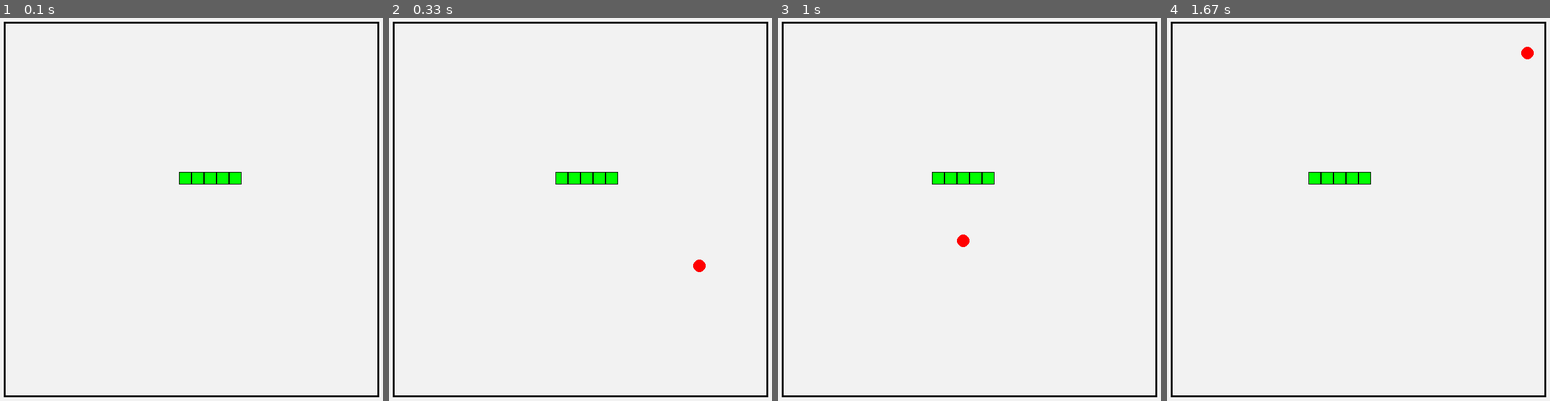
Above: before the commit, frames 1-4 (left to right).
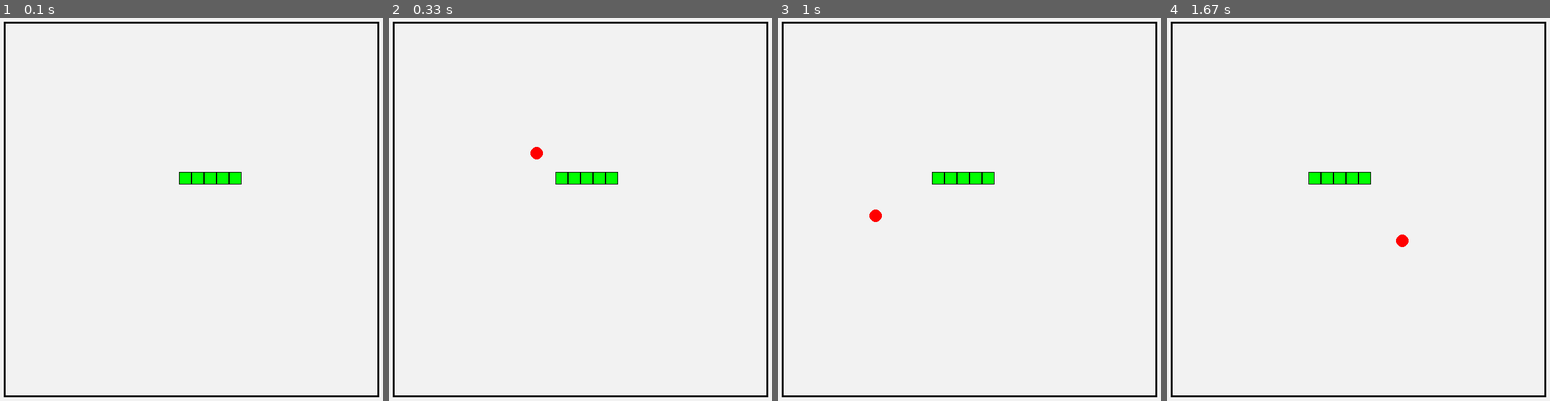
Above: after the commit, the same moments.

Repository: TengTengCai/MiniPygame
Game: pygame game, started from snake.py
Two runs of this game, one before a commit and one after it. Both use one fixed random seed, a clock stepped at 60 frames per second and the inputs below.
Inputs:
- Up to frame 1 (0.1 s): no input
- Up to frame 2 (0.33 s): no input
- Up to frame 3 (1 s): hold F2 0.33-0.8 s; hold D 0.33-0.8 s; hold F2 from 0.83 s (still down); hold D from 0.83 s (still down)
- Up to frame 4 (1.67 s): release F2 at 1.3 s; release D at 1.3 s

Frame 1 is identical in both runs. In frame 2, 0.2% of the frame differs, in the area x 36-83%, y 33-67%; in frame 3, 0.2%; in frame 4, 0.2%.

Commit message:
snake.py
贪吃蛇小游戏，添加完整注释

Diff:
--- a/snake.py
+++ b/snake.py
@@ -2,33 +2,58 @@
 from random import randint
 from abc import ABCMeta, abstractmethod
 
-BLACK_COLOR = (0, 0, 0)
-RED_COLOR = (255, 0, 0)
-FOOD_COLOR = (230, 185, 185)
-GREEN_COLOR = (0, 255, 0)
-
-UP = 0
-RIGHT = 1
-DOWN = 2
-LEFT = 3
+BLACK_COLOR = (0, 0, 0)  # 全局常量，黑色
+RED_COLOR = (255, 0, 0)  # 全局常量，红色
+FOOD_COLOR = (230, 185, 185)  # 全局常量，食物的颜色
+GREEN_COLOR = (0, 255, 0)  # 绿色
+
+UP = 0  # 向上
+RIGHT = 1  # 向右
+DOWN = 2  # 向下
+LEFT = 3  # 向左
 
 
 class GameObject(object, metaclass=ABCMeta):
+    """游戏物品抽象父类"""
+
     def __init__(self, pos=(0, 0), color=BLACK_COLOR):
-        self._pos = pos
-        self._color = color
+        """初始化方法"""
+        self._pos = pos  # 在界面中的位置
+        self._color = color  # 在界面中的颜色
 
     @abstractmethod
     def draw(self, screen):
+        """
+        抽象方法，绘制对象
+
+        :param screen: 在哪个图像表面层绘画
+        :return: None
+        """
         pass
 
     @property
     def pos(self):
+        """
+        装饰器修饰，直接获取对象在界面中的位置
+
+        :return: 元组，(x,y)
+        """
         return self._pos
 
 
 class Wall(GameObject):
+    """四周墙的类"""
+
     def __init__(self, pos, width, height, tick, color=BLACK_COLOR):
+        """
+        初始化、构造方法
+
+        :param pos: 墙开始画的坐标点
+        :param width: 墙的宽度
+        :param height: 墙的高度
+        :param tick: 墙的厚度
+        :param color: 墙的颜色
+        """
         super().__init__(pos, color)
         self._width = width
         self._height = height
@@ -48,123 +73,239 @@
 
 
 class Food(GameObject):
+    """食物类"""
+
     def __init__(self, pos, size=10, color=RED_COLOR):
         """
         初始化方法
+
         :param pos: 外切圆坐标
         :param color:
         :param size:
         """
         super().__init__(pos, color)
-        self._is_hide = 0
-        self._size = size
+        self._is_hide = 0  # 是否隐藏的计数器，为了食物点不频繁的闪烁
+        self._size = size  # 食物点的大小，直径
 
     def draw(self, screen):
+        """
+        绘制食物的方法
+
+        :param screen: 在哪个表面绘制
+        :return: None
+        """
+        # 如果不是5的倍数，就消失一次，减少Boolean值的频繁闪烁，数值越大闪烁越快
         if self._is_hide % 5 != 0:
+            # 开始在界面进行绘制食物
             pygame.draw.circle(screen, self._color,
                                (self._pos[0] + self._size // 2, self._pos[1] + self._size // 2),
                                self._size // 2, 0)
-        self._is_hide += 1
+        self._is_hide += 1  # 计数点自加
 
 
 class SnakeNode(GameObject):
+    """蛇的结点类"""
+
     def __init__(self, pos, size, color=GREEN_COLOR):
+        """
+        初始化构造方法
+
+        :param pos: 结点的坐标
+        :param size: 结点的大小
+        :param color: 结点的颜色
+        """
         super().__init__(pos, color)
         self._size = size
 
     def draw(self, screen):
+        """
+        绘制结点
+
+        :param screen: 在哪个表面进行绘制
+        :return: None
+        """
+        # 绘制内部绿色的结点
         pygame.draw.rect(screen, self._color,
                          (self._pos[0], self._pos[1], self._size, self._size), 0)
+        # 绘制结点的外部边框
         pygame.draw.rect(screen, BLACK_COLOR,
                          (self._pos[0], self._pos[1], self._size, self._size), 1)
 
     @property
     def size(self):
+        """
+        装饰器，修饰get_size方法
+
+        :return: 结点的大小
+        """
         return self._size
 
 
 class Snake(GameObject):
+    """蛇的类"""
+
     def __init__(self):
+        """
+        初始化构造方法
+
+        """
         super().__init__()
-        self._snake_dir = LEFT
-        self._nodes = []
-        self._aline = True
-        self._eat_food = False
-        for index in range(5):
+        self._snake_dir = LEFT  # 默认的蛇爬行的方向为左
+        self._nodes = []  # 蛇的结点容器
+        self._aline = True  # 蛇是否存活
+        self._eat_food = False  # 是否吃到食物
+        for index in range(5):  # 初始化5个结点在列表容器中
             node = SnakeNode((290 + index * 20, 250), 20)
             self._nodes.append(node)
 
+    def is_in_nodes(self, x, y):
+        """
+        判断刷新出来的苹果是否在蛇的结点上
+
+        :param x:  食物的x坐标
+        :param y:  食物的y坐标
+        :return: boolean 值，在为True，不在为False
+        """
+        for node in self._nodes:
+            if node.pos[0] == x and node.pos[1] == y:
+                return True
+        return False
+
     @property
     def aline(self):
+        """
+        装饰器，获取对象属性
+
+        :return: aline属性
+        """
         return self._aline
 
     @property
     def snake_dir(self):
+        """
+        装饰器，获取蛇移动的方向
+
+        :return: snake_dir 属性
+        """
         return self._snake_dir
 
     @property
     def head(self):
+        """
+        装饰器，获取容器中的第一个结点
+
+        :return: nodes[0] 第一个元素
+        """
         return self._nodes[0]
 
     def change_dir(self, new_dir):
+        """
+        改变蛇前进的方向
+
+        :param new_dir:  前进的新方向
+        :return: None
+        """
+        # 如果方向和原来方向不同，而且相反，就可以改变，蛇的前进方向
         if new_dir != self._snake_dir and (self._snake_dir + new_dir) % 2 != 0:
             self._snake_dir = new_dir
 
     def draw(self, screen):
+        """
+        画出蛇
+
+        :param screen: 在哪个表面画蛇
+        :return: None
+        """
+        # 遍历结点，同时画出结点
         for node in self._nodes:
             node.draw(screen)
 
     def move(self):
+        """
+        蛇移动的方法
+
+        :return: None
+        """
         # if self._aline:
-        head = self.head
-        snake_dir = self._snake_dir
+        head = self.head  # 获取蛇头
+        snake_dir = self._snake_dir  # 获取蛇前进的方向
+        # 获取蛇头想x,y坐标和头的大小
         x, y, size = head.pos[0], head.pos[1], head.size
-        if snake_dir == UP:
-            y -= size
-        elif snake_dir == RIGHT:
-            x += size
-        elif snake_dir == DOWN:
-            y += size
-        else:
-            x -= size
-        new_head = SnakeNode((x, y), size)
-        self._nodes.insert(0, new_head)
-        if self._eat_food:
-            self._eat_food = False
-        else:
-            self._nodes.pop()
+        if snake_dir == UP:  # 向上移动
+            y -= size  # y坐标减少
+        elif snake_dir == RIGHT:  # 向右移动
+            x += size  # x坐标增加
+        elif snake_dir == DOWN:  # 向下移动
+            y += size  # y坐标增加
+        else:  # 向左移动
+            x -= size  # x坐标减少
+        new_head = SnakeNode((x, y), size)  # 新建一个结点对象
+        self._nodes.insert(0, new_head)  # 添加到蛇头
+        if self._eat_food:  # 如果吃到了食物
+            self._eat_food = False  # 重设参数为没吃到，同时不移除最后的一个结点
+        else:  # 没吃到食物
+            self._nodes.pop()  # 移除最后的一个结点元素
 
     def collide(self, wall):
-        x, y = wall.pos
-        width = wall.width
-        height = wall.height
-        node_one = self._nodes[0]
+        """
+        判断是否撞墙
+
+        :param wall: 墙的对象
+        :return: None
+        """
+        x, y = wall.pos  # 获取墙的坐标
+        width = wall.width  # 获取墙的宽
+        height = wall.height  # 获取墙的高
+        node_one = self._nodes[0]  # 获取蛇头对象
+        # 如果蛇头的x坐标小于了墙的最左边，或加上自身宽度大于了墙的初始位置加宽度，
+        # 或蛇头的y坐标小于了墙最上面，或加上自身宽度大于了墙初始xy位置加高度
         if x > node_one.pos[0] or node_one.pos[0] + node_one.size > x + width \
                 or y > node_one.pos[1] or node_one.pos[1] + node_one.size > y + height:
-            self._aline = False
+            self._aline = False  # 蛇撞到墙，死了
         else:
-            self._aline = True
+            self._aline = True  # 蛇没撞到墙，还或者
 
     def eat_food(self, food):
-        head = self.head
+        """
+        蛇吃食物的行为
+
+        :param food: food对象
+        :return: Boolean 是否吃到
+        """
+        head = self.head  # 获取蛇头结点
+        # 如果蛇头的x,y坐标与食物的x,y坐标重合,那么就吃到了食物
         if head.pos[0] == food.pos[0] and head.pos[1] == food.pos[1]:
-            self._eat_food = True
-            return True
-        return False
+            self._eat_food = True  # 吃到食物的状态为True
+            return True  # 返回True
+        return False  # 没吃到食物返回False
 
     def eat_me(self):
-        head = self.head
+        """
+        吃自己判断
+
+        :return: None
+        """
+        head = self.head  # 获取蛇头结点对象
+        # 从蛇的第4个结点开始遍历，因为，蛇只能吃到自己的第四个结点
         for index in range(3, len(self._nodes)):
+            # 如果蛇头坐标和蛇身坐标重合，就吃到了自己
             if head.pos[0] == self._nodes[index].pos[0] and \
                     head.pos[1] == self._nodes[index].pos[1]:
-                self._aline = False
+                self._aline = False  # 修改当前蛇的存活状态
 
     @property
     def snake_len(self):
+        """
+        获取蛇的结点长度
+
+        :return: 蛇的长度
+        """
         return len(self._nodes)
 
 
 def main():
+    """游戏主函数"""
+
     def refresh():
         """刷新游戏窗口"""
         screen.fill((242, 242, 242))
@@ -174,74 +315,102 @@
         pygame.display.flip()
 
     def handle_key_event(key_event):
-        key = key_event.key
-        if key == pygame.K_F2:
+        """游戏按键事件监听"""
+        key = key_event.key  # 拿取到所按的按键的值
+        if key == pygame.K_F2:  # 如果为F2则重新开始游戏
             reset_game()
+        # 如果key为w,a,s,d则为方向控制
         elif key in (pygame.K_w, pygame.K_d, pygame.K_s, pygame.K_a):
-            if snake.aline:
-                if key == pygame.K_w:
-                    new_dir = UP
-                elif key == pygame.K_d:
-                    new_dir = RIGHT
-                elif key == pygame.K_s:
-                    new_dir = DOWN
-                else:
-                    new_dir = LEFT
-
-                snake.change_dir(new_dir)
-        pygame.event.clear()
-
-    def create_apple():
-        row = randint(0, 29)
-        col = randint(0, 29)
-        x, y = 10 + 20 * col, 10 + 20 * row
-        return Food((10 + 20 * col, 10 + 20 * row), 20)
+            if snake.aline:  # 如果蛇还活着则进行操作
+                if key == pygame.K_w:  # 按下了W
+                    new_dir = UP  # 设置新的方向向上
+                elif key == pygame.K_d:  # 按下了D
+                    new_dir = RIGHT  # 设置新的方向向右
+                elif key == pygame.K_s:  # 按下了S
+                    new_dir = DOWN  # 设置新的方向向下
+                else:  # 按下了A
+                    new_dir = LEFT  # 设置新的方向向左
+                snake.change_dir(new_dir)  # 调用蛇的方法，发送消息改变方向
+        pygame.event.clear()  # 清除按键事件
 
     def reset_game():
-        nonlocal food, snake
-        food = create_apple()
-        snake = Snake()
-
+        """重设游戏的食物和蛇的对象，游戏重开"""
+        nonlocal food, snake, game_over  # 设置为嵌套值域，而非当前函数
+        food = create_apple(snake)  # 创建新的食物对象
+        snake = Snake()  # 创建新的蛇对象
+        game_over = False  # 游戏继续
+
+    scores = []  # 分数容器
     pygame.init()  # 初始化pygame
-    wall = Wall((10, 10), 600, 600, 3)
+    wall = Wall((10, 10), 600, 600, 3)  # 创建墙的对象
     screen = pygame.display.set_mode([620, 620])  # 设置窗口大小
     screen.fill((242, 242, 242))  # 设置填充的背景
-    pygame.display.set_caption('贪吃蛇')
+    pygame.display.set_caption('贪吃蛇')  # 设置窗口标题
     pygame.display.flip()  # 刷新界面
     clock = pygame.time.Clock()  # 设置时钟
-    food = create_apple()
-    snake = Snake()
-    reset_game()
-    is_running = True
+    snake = Snake()  # 初始化一个蛇对象
+    food = create_apple(snake)  # 初始化一个食物对象
+    reset_game()  # 重开游戏，刷新界面
+    is_running = True  # 游戏运行状态
+    game_over = False  # 游戏当前回合状态
     while is_running:
-
         for event in pygame.event.get():  # 获取事件
             if event.type == pygame.QUIT:  # 判断事件类型是否为退出
                 is_running = False
             elif event.type == pygame.KEYDOWN:
-                handle_key_event(event)
-        if snake.aline:
-            refresh()
-            snake.move()
-            snake.collide(wall)
-            snake.eat_me()
-            if snake.eat_food(food):
-                food = create_apple()
-        else:
-            show_info(screen, snake)
-        clock.tick(5)  # 1 帧数
+                handle_key_event(event)  # 传递按钮点击事件
+        if not game_over:  # 本回合是否继续
+            if snake.aline:  # 当前蛇是否还存活
+                refresh()  # 刷新游戏窗口
+                snake.move()  # 蛇开始移动
+                snake.collide(wall)  # 判断蛇是否撞墙
+                snake.eat_me()  # 判断蛇是否吃到自己
+                if snake.eat_food(food):  # 判断蛇是否吃到食物
+                    food = create_apple(snake)  # 吃到食物，创建一个新的食物对象
+            else:  # 本回合结束
+                game_over = True  # 设置本回合结束
+                scores.append(snake.snake_len - 5)  # 将分数添加到容器中
+                show_info(screen, scores)  # 显示分数
+        clock.tick(5)  # 帧数
     pygame.quit()  # 销毁pygame
     pass
 
 
-def show_info(screen, snake):
-    score = snake.snake_len - 5
-    my_font = pygame.font.SysFont('宋体', 60)
-    game_over = my_font.render('GAME OVER', False, [0, 0, 0])
-    score = my_font.render('score:' + str(score), False, [255, 0, 0])
-    screen.blit(score, (400, 30))
-    screen.blit(game_over, (180, 260))
-    pygame.display.flip()
+def show_info(screen, scores):
+    """
+    在界面中绘制分数的函数
+
+    :param screen:  绘制的表面
+    :param scores:  绘制的分数列表
+    :return:  None
+    """
+    scores.sort(reverse=True)  # 对分数进行排序
+    my_font = pygame.font.SysFont('宋体', 60)  # 设置字体格式
+    game_over = my_font.render('GAME OVER', False, [0, 0, 0])  # 字体的文本和颜色
+    screen.blit(game_over, (180, 260))  # 开始绘制的坐标
+    list_len = len(scores) if len(scores) < 5 else 5  # 获取分数容器的大小，最多展示前五
+    for index in range(list_len):  # 遍历欠前五的分数
+        my_font = pygame.font.SysFont('宋体', 40)  # 设置字体
+        # 绘制的文字内容和分数
+        score = my_font.render('Number ' + str(index + 1) + ':' + str(scores[index]), False, [255, 0, 0])
+        screen.blit(score, (200, 300 + index * 40))  # 绘制的位置
+    pygame.display.flip()  # 刷新界面
+
+
+def create_apple(snake):
+    """
+    创建苹果在蛇的身体之外
+
+    :param snake:  蛇的对象
+    :return: 在蛇身之外的Food坐标
+    """
+    row = randint(0, 29)  # 随机行号
+    col = randint(0, 29)  # 随机列号
+    x, y = 10 + 20 * col, 10 + 20 * row  # 换算为对应的坐标点
+    if not snake.is_in_nodes(x, y):  # 如果不在蛇身上
+        return Food((10 + 20 * col, 10 + 20 * row), 20)  # 返回一个食物对象
+    else:
+        create_apple(snake)  # 递归调用函数直到有返回值
 
 
 if __name__ == '__main__':
